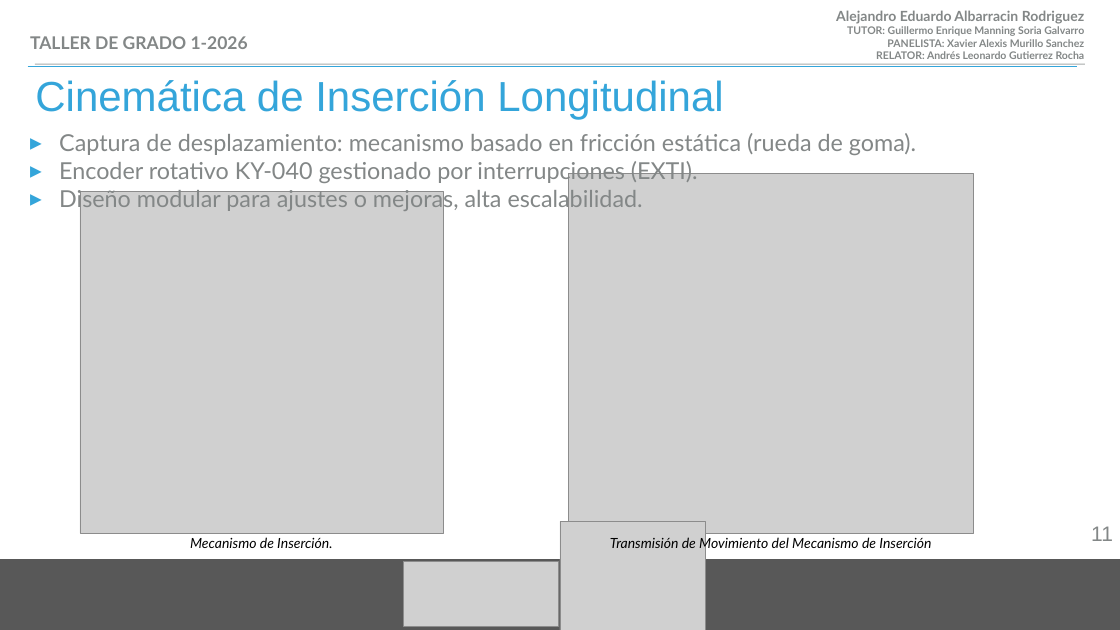
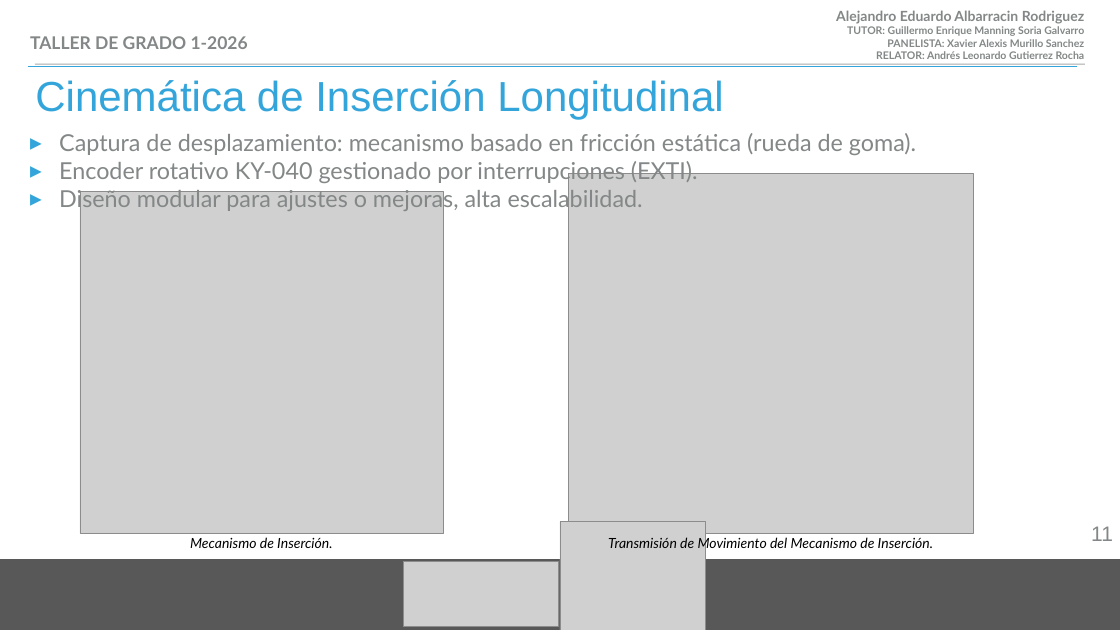
Before and after one commit to albale15/simulador_de_Extraccion_de_polipos_intestinales, a slide deck: slide 11 of presentacion/presentacion simulador de reseccion de polipos intestinales.pptx. Drawn at 1120x630 pixels with LibreOffice and Linux fonts; fonts in the diff are those of the drawing; grey boxes stand for pictures. Boxes give left, top, right and bottom in pixels: in the first picture for what was removed or moved away, otherwise in the second. Text is boxed around its words. In the diff, an @@ line names an element or a change of style, - is before the commit and + after.

```diff
--- a/presentacion/presentacion simulador de reseccion de polipos intestinales.pptx
+++ b/presentacion/presentacion simulador de reseccion de polipos intestinales.pptx
@@ text at <box>608,536,933,552</box>: text changed @@
-Transmisión de Movimiento del Mecanismo de Inserción
+Transmisión de Movimiento del Mecanismo de Inserción.
```
Also in this commit, not shown: 4 other slides changed, 8 other files.
